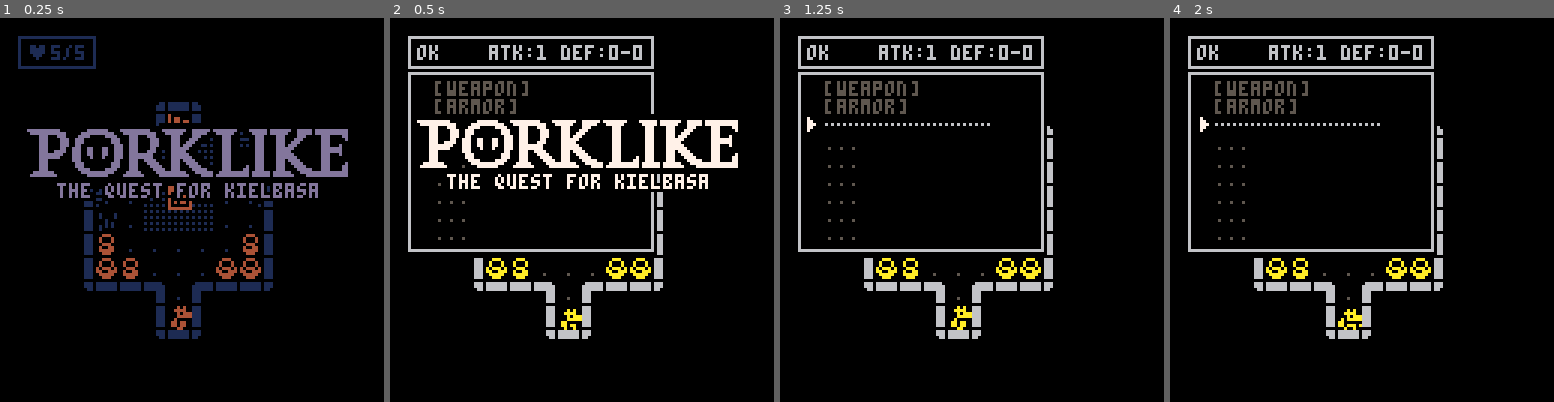
Above: before the commit, frames 1-4 (left to right).
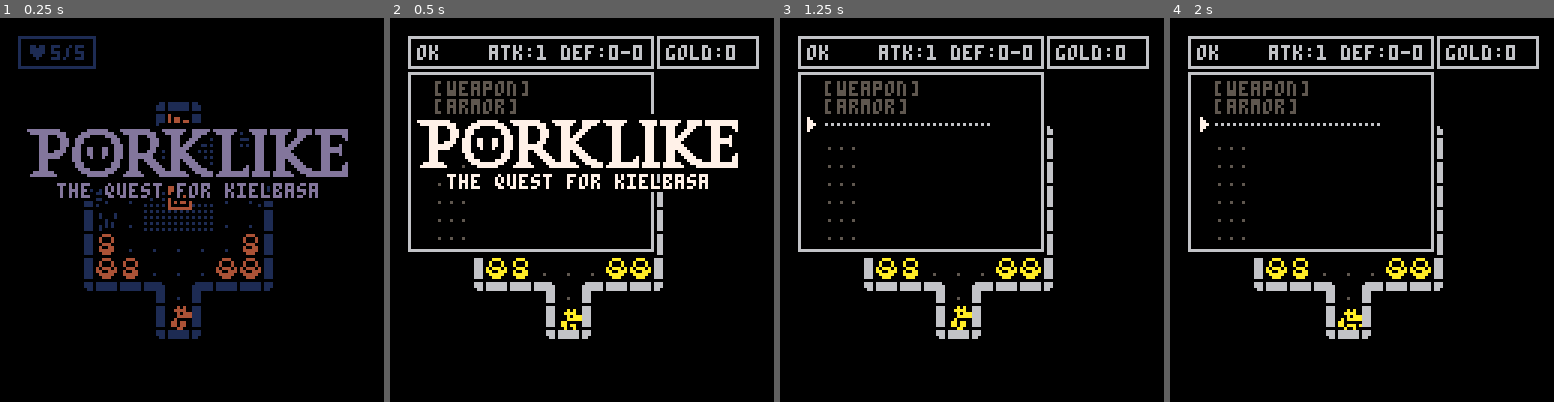
Above: after the commit, the same moments.

Repository: gabriel-jm/pico8-games
Game: PICO-8 cartridge porklike.p8
Same seed, same stepped clock (60 frames per second), same inputs: the game is played once before the commit and once after it.
Inputs:
- Up to frame 1 (0.25 s): no input
- Up to frame 2 (0.5 s): tap X (X key) at 0.33 s
- Up to frame 3 (1.25 s): tap O (Z key) at 0.7 s; tap X (X key) at 1.07 s
- Up to frame 4 (2 s): hold Right from 1.6 s (still down); tap O (Z key) at 1.7 s; tap X (X key) at 1.85 s

Frame 1 is identical in both runs. In frame 2, 0.8% of the frame differs, in the area x 69-97%, y 4-14%; in frame 3, 0.8%; in frame 4, 0.8%.

Commit message:
porklike - add gold and healing stone

Diff:
--- a/porklike.p8
+++ b/porklike.p8
@@ -22,11 +22,12 @@
 
 	mob_name=s"player,slime,melt,shoggoth,mantis-man,giant scorpion,ghost,golem,drake"
 	mob_sprs=s"240,192,196,200,204,208,212,216,220"
-	mob_atk=s"1,1,2,2,2,3,3,5,5"
+	mob_atk=s"1,1,1,2,2,3,3,5,5"
 	mob_hp=s"5,1,2,3,3,4,5,14,8"
 	mob_los=s"4,4,4,4,4,4,4,4,4"
-	mob_minf=s"0,1,2,3,4,5,6,7,8"
-	mob_maxf=s"0,3,4,5,6,7,8,8,8"
+	mob_minf=s"0,1,2,4,5,7,7,10,10"
+	mob_maxf=s"0,4,5,7,7,10,10,11,11"
+	mob_gold=s"0,1,3,5,5,7,8,10,10"
 	mob_spec=s",,,spawn,fast,stun,ghost,slow,"
 
 	crv_sigs=s"255,214,124,179,233"
@@ -38,7 +39,7 @@
 	wall_sig=s"251,233,253,84,146,80,16,144,112,208,241,248,210,177,225,120,179,0,124,104,161,64,240,128,224,176,242,244,116,232,178,212,247,214,254,192,48,96,32,160,245,250,243,249,246,252"
  wall_msk=s"0,6,0,11,13,11,15,13,3,9,0,0,9,12,6,3,12,15,3,7,14,15,0,15,6,12,0,0,3,6,12,9,0,9,0,15,15,7,15,14,0,0,0,0,0,0"
 
-	final_floor=9
+	final_floor=12
 	frames=0
 
 	startgame()
@@ -65,6 +66,8 @@
 
 	tile_ani=0
 	fadeperc=1
+
+	gold=0
 
 	btn_buffer=-1
 
@@ -100,7 +103,6 @@
 		5,5,28,13,{"♥5/5"}
 	)
 
---	take_item(17)
 	-- list of floating text
 	floaters={}
 
@@ -144,16 +146,22 @@
 function update_game()
 	if talk_window then
 		if get_btn()==5 then
+			if talk_window.onclose then
+				talk_window:onclose()
+			end
+
 			sfx(53)
 			talk_window:close()
 			talk_window=nil
 		end
-	else
-		do_btn_buff()
-
-		btn_action()
-		btn_buffer=-1
-	end
+
+		return
+	end
+
+	do_btn_buff()
+
+	btn_action()
+	btn_buffer=-1
 end
 
 function update_inv()
@@ -668,13 +676,15 @@
 					"inventory full",120
 				)
 				sfx(60)
-			else
-				local itm=get_rnd(fipool_com)
-
-				sfx(61)
-				take_item(itm)
-				show_msg(item_name[itm],60)
-			end
+
+				return
+			end
+
+			local itm=get_rnd(fipool_com)
+
+			sfx(61)
+			take_item(itm)
+			show_msg(item_name[itm],60)
 		end
 	elseif tile==10 or tile==12 then
 		-- chest
@@ -682,18 +692,20 @@
 			show_msg("inventory full",120)
 			skip_ai=true
 			sfx(60)
-		else
-			local itm=get_rnd(fipool_com)
-
-			if tile==12 then
-				itm=get_rare_item()
-			end
-
-			sfx(61)
-			mset(d_x,d_y,tile-1)
-			take_item(itm)
-			show_msg(item_name[itm],60)
-		end
+
+			return
+		end
+
+		local itm=get_rnd(fipool_com)
+
+		if tile==12 then
+			itm=get_rare_item()
+		end
+
+		sfx(61)
+		mset(d_x,d_y,tile-1)
+		take_item(itm)
+		show_msg(item_name[itm],60)
 	elseif tile==13 then
 		-- door
 		sfx(62)
@@ -703,14 +715,26 @@
 		if floor==0 then
 			sfx(54)
 			show_talk({
-				"welcome to porklike!",
+				" welcome to porklike!",
 				"",
-				"climb this sausage",
-				"tower to obtain the",
-				"ultimate power of",
-				"the golden kielbasa",
+				" climb this sausage",
+				" tower to obtain the",
+				" ultimate power of",
+				" the golden kielbasa",
 				""
 			})
+			return
+		end
+
+		if floor%3==0 then
+			sfx(54)
+			show_talk({
+				" offer your money to",
+				" the healing stone!"
+			})
+			talk_window.onclose=function()
+				show_shop()
+			end
 		end
 	elseif tile==110 then
 		-- kielbasa
@@ -799,6 +823,7 @@
 	if trgt.hp<=0 then
 		if trgt!=plyr then
 			st_kills+=1
+			gold=min(gold+trgt.gold,99)
 		else
 			st_killer=atk_m.name
 		end
@@ -1206,6 +1231,60 @@
 	hp_box.y+=(y-hp_box.y)/5
 end
 
+function show_shop()
+	del(windows,shop_wind)
+	shop_wind=add_window(
+		26,40,74,20,{
+			"heals: 15 gold",
+			"hp up: 30 gold"
+	})
+	shop_wind.cursor=1
+
+	shop_wind.confirm=function()
+		local price=shop_wind.cursor==1
+			and 15 or 30
+
+		if gold<price then
+			return show_msg(
+				"not enough gold!",80
+			)
+		end
+
+		if gold>=price then
+			gold=max(gold-price,0)
+			gold_wind:close()
+			show_gold()
+
+			if shop_wind.cursor==1 then
+				heal_mob(plyr,1)
+			else
+				sfx(51)
+				plyr.max_hp+=1
+				show_msg("hp upgrade!",80)
+			end
+
+			shop_wind:cancel()
+		end
+	end
+	shop_wind.cancel=function()
+		shop_wind:close()
+		gold_wind:close()
+		_upd=update_game
+	end
+
+	show_gold()
+
+	actv_wind=shop_wind
+	_upd=update_inv
+end
+
+function show_gold()
+	del(windows,gold_wind)
+	gold_wind=add_window(
+		88,5,36,13,{"gold:"..gold}
+	)
+end
+
 function show_inv()
 	local txt,col={},{}
 
@@ -1237,6 +1316,7 @@
 	del(windows,inv_wind)
 	del(windows,stat_wind)
 
+	show_gold()
 	inv_wind=add_window(
 		5,17,84,62,txt
 	)
@@ -1265,6 +1345,7 @@
 		_upd=update_game
 		inv_wind:close()
 		stat_wind:close()
+		gold_wind:close()
 		if (hint_wind) hint_wind:close()
 	end
 
@@ -1273,6 +1354,13 @@
 
 	show_hint()
 end
+
+typ_map={
+	wep="equip,throw",
+	arm="equip",
+	fud="eat,throw",
+	thr="throw"
+}
 
 function show_use()
 	local txt,i={},inv_wind.cursor
@@ -1282,12 +1370,6 @@
 	if (not item) return
 
 	local typ=item_type[item]
-	local typ_map={
-		wep="equip",
-		arm="equip",
-		fud="eat,throw",
-		thr="throw"
-	}
 
 	foreach(
 		split(typ_map[typ]),
@@ -1311,7 +1393,6 @@
 end
 
 function trigger_use()
--- 3300
 	local cur,action,back=
 		inv_wind.cursor,
 		use_menu.text[use_menu.cursor],
@@ -1354,13 +1435,23 @@
 	else
 		inv_wind:close()
 		stat_wind:close()
-		hint_wind:close()
+		gold_wind:close()
+		if hint_wind then
+			hint_wind:close()
+		end
 	end
 end
 
 function floor_msg()
 	show_msg("floor "..floor,120)
 end
+
+item_type_name={
+	wep="weapon",
+	arm="armor",
+	fud="food",
+	thr="throwable"
+}
 
 function show_hint()
 	if hint_wind then
@@ -1370,19 +1461,33 @@
 
 	if inv_wind.cursor>3 then
 		local item=inv[inv_wind.cursor-3]
-
-		if
-			item
-			and item_type[item]=="fud"
-		then
-			local txt=item_known[item]
-				and item_name[item]..
-					item_desc[item]
-				or "???"
-
-				hint_wind=add_window(
-					5,78,#txt*4+7,13,{txt}
-				)
+		local typ=item_type[item]
+
+		if item then
+			local item_hint_type={
+				wep="damage of "..
+					item_stat1[item],
+				arm="defense of "..
+					item_stat1[item].."-"..
+					item_stat2[item],
+				thr="damage of "..
+					item_stat1[item],
+			}
+
+			local txt=item_hint_type[typ]
+
+			if typ=="fud" then
+				txt=item_known[item]
+					and "it "..item_desc[item]
+					or "???"
+			end
+
+			hint_wind=add_window(
+				5,78,max(#txt*4+7,50),
+				20,{
+					item_type_name[typ],
+					txt
+			})
 		end
 	end
 end
@@ -1408,6 +1513,7 @@
 		stun=false,
 		charge=1,
 		spec=mob_spec[typ],
+		gold=mob_gold[typ],
 		los=mob_los[typ],
 		task=ai_wait
 	})
@@ -1776,11 +1882,15 @@
 		return copy_map(16,0)
 	end
 
+	if floor%3==0 then
+		return copy_map(48,0)
+	end
+
 	if floor==final_floor then
 		return copy_map(32,0)
 	end
 
-	fog=blank_map()
+	fog=blank_map(1)
 	map_gen()
 	unfog()
 end
@@ -2585,110 +2695,110 @@
 0000050500050303030103010307020005050505050505050505050505050505050505050505050505050505050505050505050505050505050505050505000000000000000004040000000000010101000000000000000000000000000101010000000000000000000000000001030100000000000000000000000000000000
 0000000000000000000000000000000000000000000000000000000000000000000000000000000000000000000000000000000000000000000000000000000000000000000000000000000000000000000000000000000000000000000000000000000000000000000000000000000000000000000000000000000000000000
 __map__
-0202020202020202020202020202020203030303030303030303030303030303030303030303030303030303030303030202020202020202020202020202020200000000000000000000000000000000000000000000000000000000000000000000000000000000000000000000000000000000000000000000000000000000
-020f0101010d01010707020801c00e0203030303030303030303030303030303030000000000000000000000000000030202020202020202020202020202020200000000000000000000000000000000000000000000000000000000000000000000000000000000000000000000000000000000000000000000000000000000
-02010101070201010707020101c0c00203030303030303030303030303030303030000001011111111111200000000030202020202020202020202020202020200000000000000000000000000000000000000000000000000000000000000000000000000000000000000000000000000000000000000000000000000000000
-0201010108020801010102010101010203030303030310111203030303030303030000002002020202022200000000030202020202020202020202020202020200000000000000000000000000000000000000000000000000000000000000000000000000000000000000000000000000000000000000000000000000000000
-02010101080208010108020707010102030303101111240e2311111203030303030000002002050205022200000003030202020202020202020202020202020200000000000000000000000000000000000000000000000000000000000000000000000000000000000000000000000000000000000000000000000000000000
-020101010102020d0202020202020d0203030320040445444504042203030303030000002004040404042200000003030202020202020202020202020202020200000000000000000000000000000000000000000000000000000000000000000000000000000000000000000000000000000000000000000000000000000000
-02080101080201010102010d01010102030303204a01444444014b22030303030303000020014d4e4f012200000003030202020202020202020202020202020200000000000000000000000000000000000000000000000000000000000000000000000000000000000000000000000000000000000000000000000000000000
-0208010808020101010201020d020202030303204001440644014322030303030303000020015d5e5f012200000003030202020202020202020202020202020200000000000000000000000000000000000000000000000000000000000000000000000000000000000000000000000000000000000000000000000000000000
-02020d02020201c001020102c0c00802030303204801444444010122030303030303000020016d6e6f012200000000030202020202020202020202020202020200000000000000000000000000000000000000000000000000000000000000000000000000000000000000000000000000000000000000000000000000000000
-01010101010d0101010201020101010203030320070101010101072203030303030000002001010101012200000000030202020202020202020202020202020200000000000000000000000000000000000000000000000000000000000000000000000000000000000000000000000000000000000000000000000000000000
-0d02020202020101010201020101010203030320080701010108082203030303030000003014010101133200000000030202020202020202020202020202020200000000000000000000000000000000000000000000000000000000000000000000000000000000000000000000000000000000000000000000000000000000
-0101010102020d02020201020101010203030330313114011331313203030303030000000020010f01220000000003030202020202020202020202020202020200000000000000000000000000000000000000000000000000000000000000000000000000000000000000000000000000000000000000000000000000000000
-01010101020101010102010d010a0102030303030303200f2203030303030303030000000030313131320000000003030202020202020202020202020202020200000000000000000000000000000000000000000000000000000000000000000000000000000000000000000000000000000000000000000000000000000000
-0101010102010c01c0020102c001010203030303030330313203030303030303030000000000000000000000000000030202020202020202020202020202020200000000000000000000000000000000000000000000000000000000000000000000000000000000000000000000000000000000000000000000000000000000
-010101010d01c001010d01020101070203030303030303030303030303030303030000000000000000000000000000030202020202020202020202020202020200000000000000000000000000000000000000000000000000000000000000000000000000000000000000000000000000000000000000000000000000000000
-0202020202020202020202020202020203030303030303030303030303030303030303030303030303030303030303030202020202020202020202020202020200000000000000000000000000000000000000000000000000000000000000000000000000000000000000000000000000000000000000000000000000000000
-…(91 lines of a section not shown)…
+0202020202020202020202020202020203030303030303030303030303030303030303030303030303030303030303030000000000000000000000000000000000000000000000000000000000000000000000000000000000000000000000000000000000000000000000000000000000000000000000000000000000000000
+020f0101010d01010707020801c00e0203030303030303030303030303030303030000000000000000000000000000030000000000000010111200000000000000000000000000000000000000000000000000000000000000000000000000000000000000000000000000000000000000000000000000000000000000000000
+02010101070201010707020101c0c002030303030303030303030303030303030300000010111111111112000000000300000000000000200e2200000000000000000000000000000000000000000000000000000000000000000000000000000000000000000000000000000000000000000000000000000000000000000000
+0201010108020801010102010101010203030303030310111203030303030303030000002002020202022200000000030000101111111124442311111111120000000000000000000000000000000000000000000000000000000000000000000000000000000000000000000000000000000000000000000000000000000000
+02010101080208010108020707010102030303101111240e2311111203030303030000002002050205022200000003030000200404044545444545040404220000000000000000000000000000000000000000000000000000000000000000000000000000000000000000000000000000000000000000000000000000000000
+020101010102020d0202020202020d0203030320040445444504042203030303030000002004040404042200000003030000204001484444444444480142220000000000000000000000000000000000000000000000000000000000000000000000000000000000000000000000000000000000000000000000000000000000
+02080101080201010102010d01010102030303204a01444444014b22030303030303000020014d4e4f0122000000030300002001494a4444064444494a01220000000000000000000000000000000000000000000000000000000000000000000000000000000000000000000000000000000000000000000000000000000000
+0208010808020101010201020d020202030303204001440644014322030303030303000020015d5e5f0122000000030300002001214944444444444a2148220000000000000000000000000000000000000000000000000000000000000000000000000000000000000000000000000000000000000000000000000000000000
+02020d02020201c001020102c0c00802030303204801444444010122030303030303000020016d6e6f012200000000030000200148014444444444010101220000000000000000000000000000000000000000000000000000000000000000000000000000000000000000000000000000000000000000000000000000000000
+01010101010d0101010201020101010203030320070101010101072203030303030000002001010101012200000000030000204001014a44444401014a42220000000000000000000000000000000000000000000000000000000000000000000000000000000000000000000000000000000000000000000000000000000000
+0d02020202020101010201020101010203030320080701010108082203030303030000003014010101133200000000030000200107070101010101010708220000000000000000000000000000000000000000000000000000000000000000000000000000000000000000000000000000000000000000000000000000000000
+0101010102020d02020201020101010203030330313114011331313203030303030000000020010f012200000000030300003031311c3327011331313131320000000000000000000000000000000000000000000000000000000000000000000000000000000000000000000000000000000000000000000000000000000000
+01010101020101010102010d010a0102030303030303200f2203030303030303030000000030313131320000000003030000000000200f04012200000000000000000000000000000000000000000000000000000000000000000000000000000000000000000000000000000000000000000000000000000000000000000000
+0101010102010c01c0020102c001010203030303030330313203030303030303030000000000000000000000000000030000000000303131313200000000000000000000000000000000000000000000000000000000000000000000000000000000000000000000000000000000000000000000000000000000000000000000
+010101010d01c001010d01020101070203030303030303030303030303030303030000000000000000000000000000030000000000000000000000000000000000000000000000000000000000000000000000000000000000000000000000000000000000000000000000000000000000000000000000000000000000000000
+0202020202020202020202020202020203030303030303030303030303030303030303030303030303030303030303030000000000000000000000000000000000000000000000000000000000000000000000000000000000000000000000000000000000000000000000000000000000000000000000000000000000000000
+…(91 lines of a section not shown)…
Not shown, changed: the sound effects (__sfx__) section of porklike.p8
